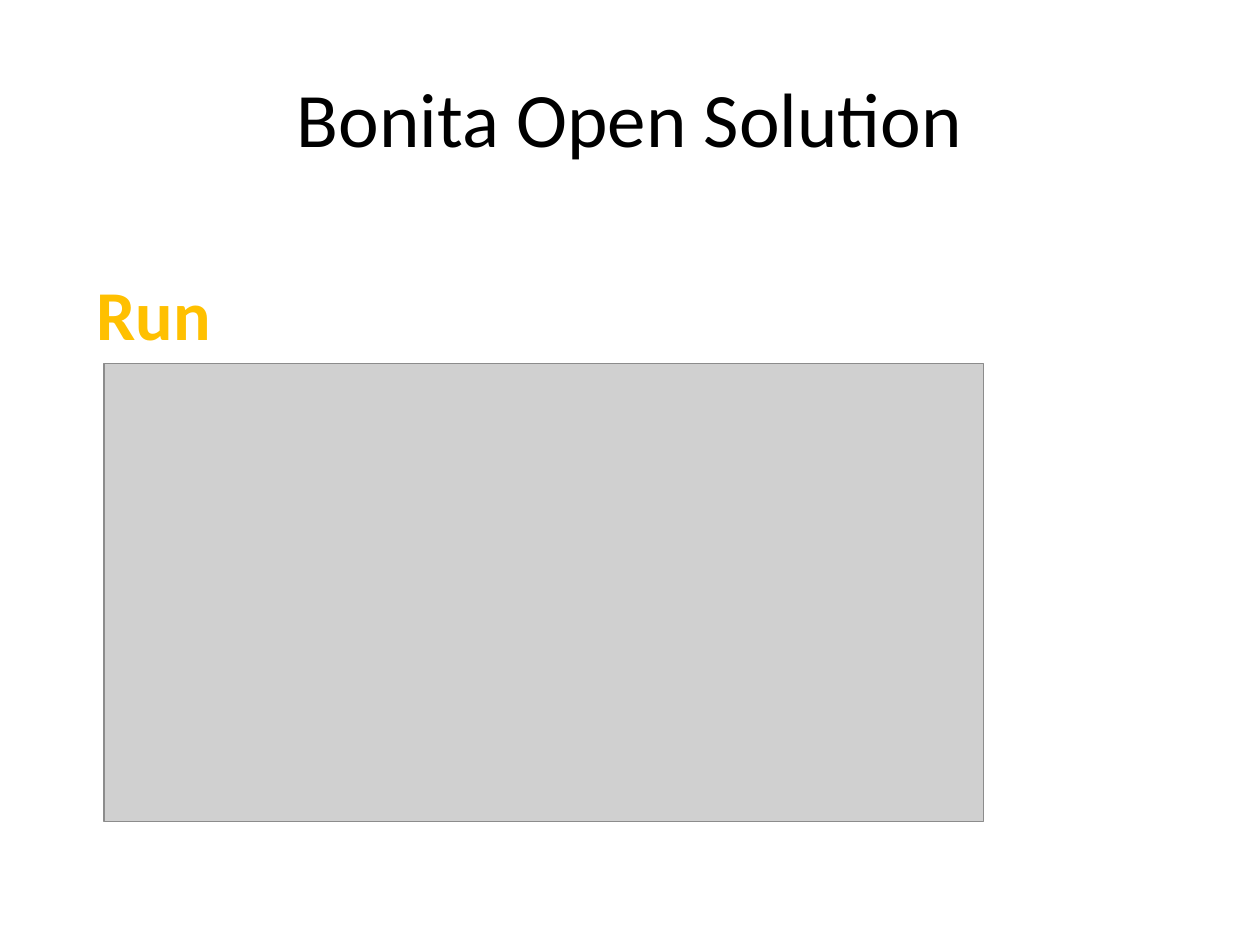
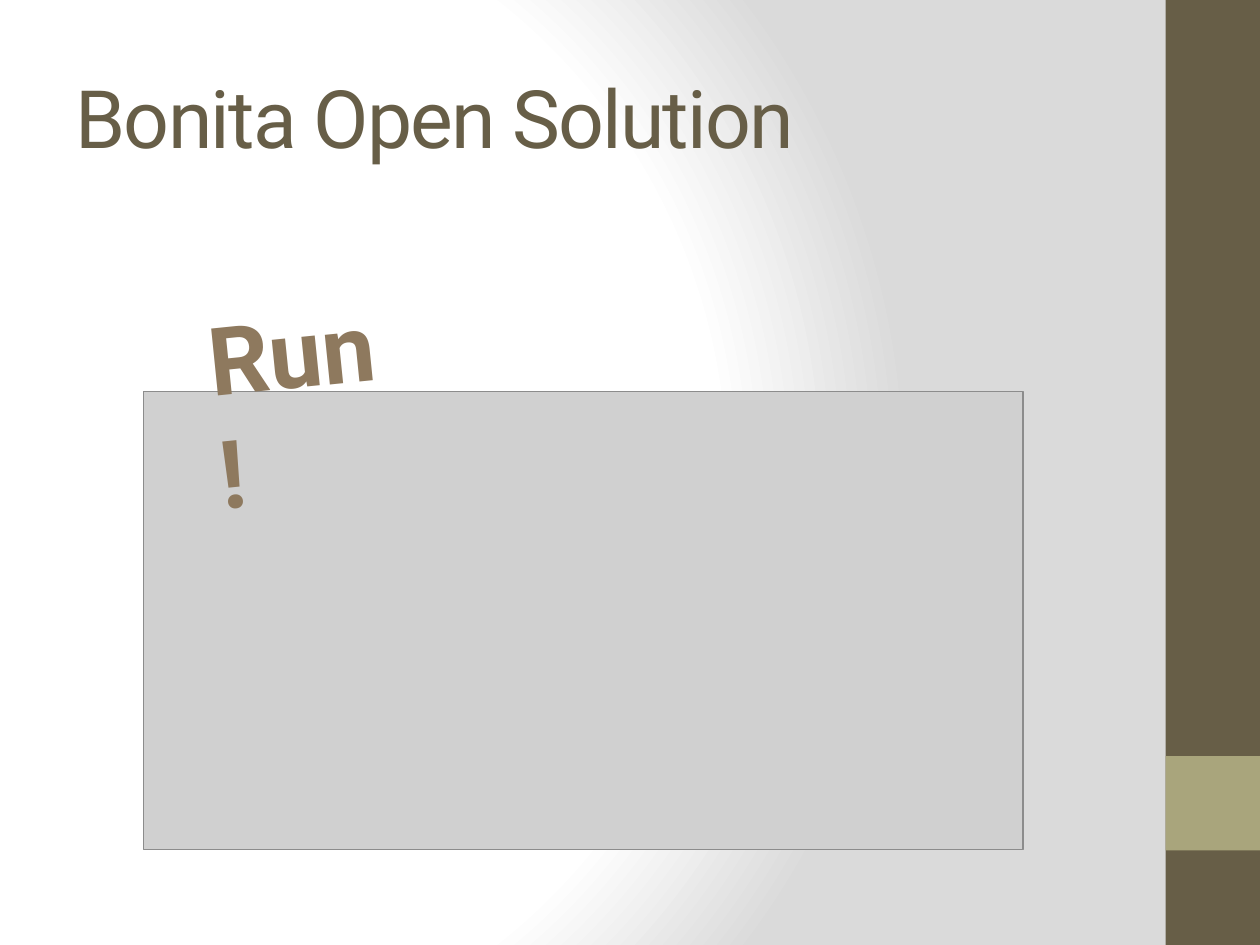
Before and after one commit to bouquetf/call-for-paper, a slide deck: slide 9 of slides/slides.pptx. Drawn at 1260x945 pixels with LibreOffice and Linux fonts; fonts in the diff are those of the drawing; grey boxes stand for pictures. Boxes give left, top, right and bottom in pixels: in the first picture for what was removed or moved away, otherwise in the second. Text is boxed around its words. In the diff, an @@ line names an element or a change of style, - is before the commit and + after.

```diff
--- a/slides/slides.pptx
+++ b/slides/slides.pptx
@@ background #FFFFFF to gradient #FFFFFF to #DADADA @@
@@ rectangle added at [1166, 0, 1260, 945], fill #675E47 @@
@@ title "Bonita Open Solution" at [76, 87, 794, 165]: size 44 to 46 pt, font Calibri to Roboto, text colour #000000 to #675E47, letter spacing 0 to -1 pt; alignment centre to left @@
@@ text "Run !" at [212, 326, 377, 396]: rotation 0 to 354 degrees @@
@@ text at [212, 326, 377, 396]: text changed; size 40 to 54 pt; font Calibri to Roboto; text colour #FFC000 to #8E795E @@
-Run
+Run !
@@ picture: place and size @@
-picture at [105, 363, 984, 822]
+picture at [144, 392, 1023, 850]
@@ rectangle added at [1166, 756, 1260, 850], fill #A9A57C @@
```
Also in this commit, not shown: 9 other slides changed, 7 slides added.
